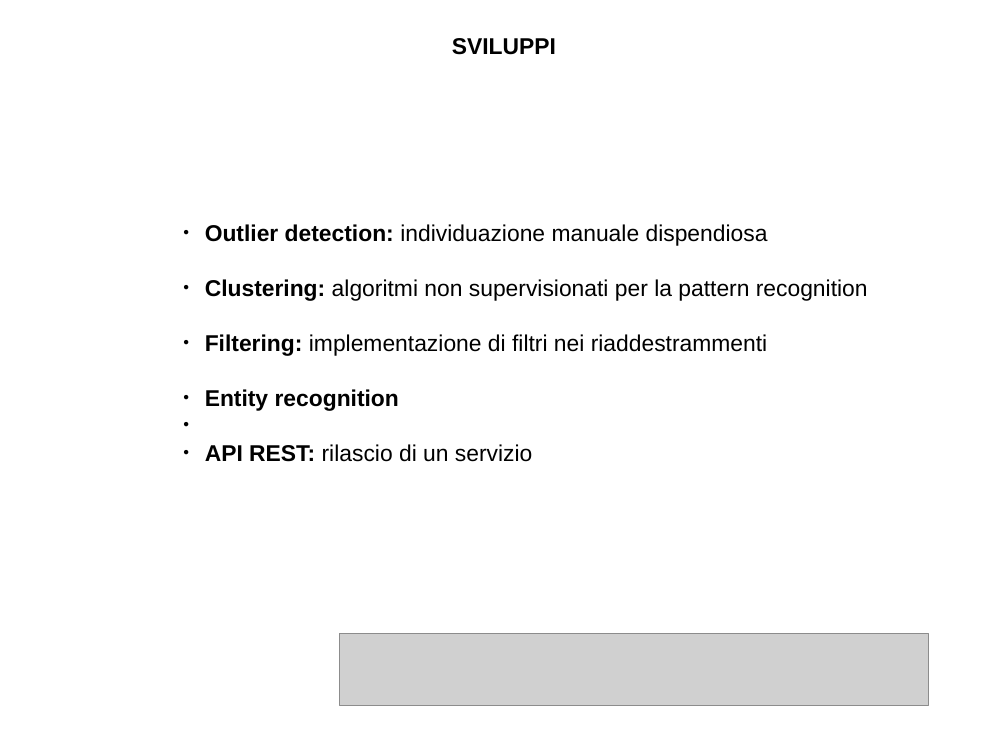
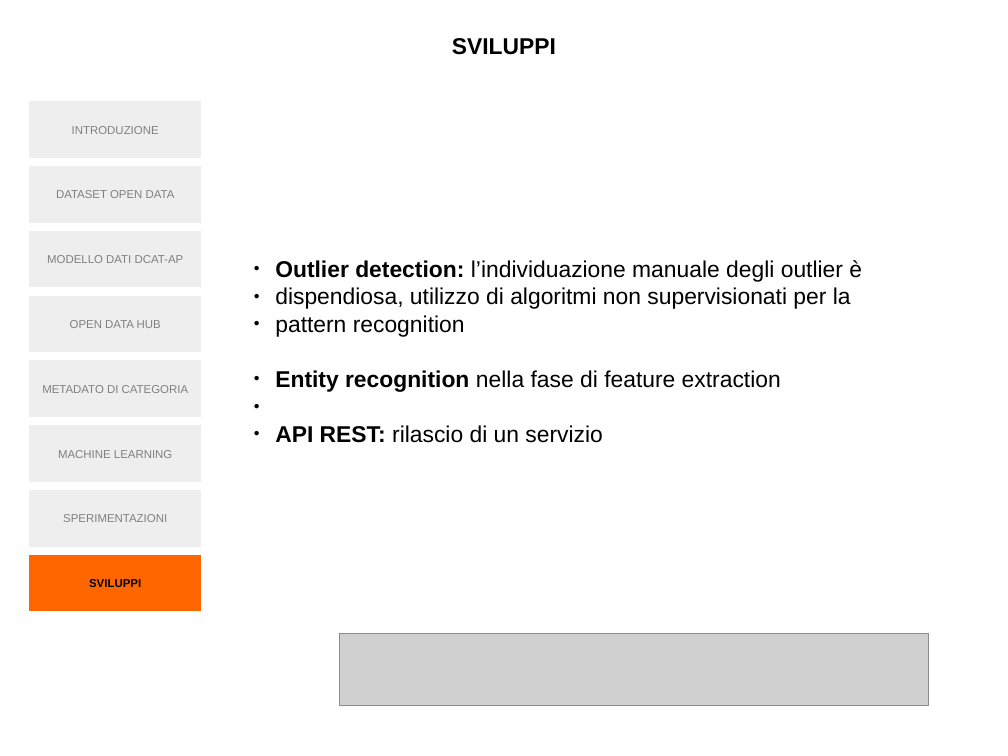
Before and after one commit to simonegasperoni/MSc_thesis_tex, a slide deck: slide 21 of th/slides/slides.odp (slide 11 before the commit). Drawn at 1008x756 pixels with LibreOffice and Linux fonts; fonts in the diff are those of the drawing; grey boxes stand for pictures. Boxes give left, top, right and bottom in pixels: in the first picture for what was removed or moved away, otherwise in the second. Text is boxed around its words. In the diff, an @@ line names an element or a change of style, - is before the commit and + after.

Commit message:
ok slide

```diff
--- a/th/slides/slides.odp
+++ b/th/slides/slides.odp
@@ rectangle added at box(28, 101, 201, 158), fill #EEEEEE, outline #FFFFFF 0 pt, 9 pt, text #808080 @@
+INTRODUZIONE
@@ rectangle added at box(28, 166, 201, 223), fill #EEEEEE, outline #FFFFFF 0 pt, 9 pt, text #808080 @@
+DATASET OPEN DATA
@@ rectangle added at box(28, 231, 201, 288), fill #EEEEEE, outline #FFFFFF 0 pt, 9 pt, text #808080 @@
+MODELLO DATI DCAT-AP
@@ text "Outlier detection: l’individuazione manuale degli ...": place and size @@
-text "Outlier detection: l’individuazione manuale degli ..." at box(205, 224, 868, 462)
+text "Outlier detection: l’individuazione manuale degli ..." at box(275, 260, 862, 443)
@@ text at box(275, 260, 862, 392): text changed @@
-● Outlier detection: individuazione manuale dispendiosa
-● Clustering: algoritmi non supervisionati per la pattern recognition
-● Filtering: implementazione di filtri nei riaddestrammenti
-● Entity recognition
+● Outlier detection: l’individuazione manuale degli outlier è
+● dispendiosa, utilizzo di algoritmi non supervisionati per la
+● pattern recognition
+● Entity recognition nella fase di feature extraction
@@ rectangle added at box(28, 295, 201, 353), fill #EEEEEE, outline #FFFFFF 0 pt, 9 pt, text #808080 @@
+OPEN DATA HUB
@@ rectangle added at box(28, 360, 201, 418), fill #EEEEEE, outline #FFFFFF 0 pt, 9 pt, text #808080 @@
+METADATO DI CATEGORIA
@@ rectangle added at box(28, 425, 201, 483), fill #EEEEEE, outline #FFFFFF 0 pt, 9 pt, text #808080 @@
+MACHINE LEARNING
@@ rectangle added at box(28, 489, 201, 547), fill #EEEEEE, outline #FFFFFF 0 pt, 9 pt, text #808080 @@
+SPERIMENTAZIONI
@@ rectangle added at box(28, 554, 201, 612), fill #FF6600, outline #FFFFFF 0 pt, 9 pt, text #000000, bold @@
+SVILUPPI
```
Also in this commit, not shown: 6 other slides changed, 15 slides added, 5 slides removed, 4 other files.
